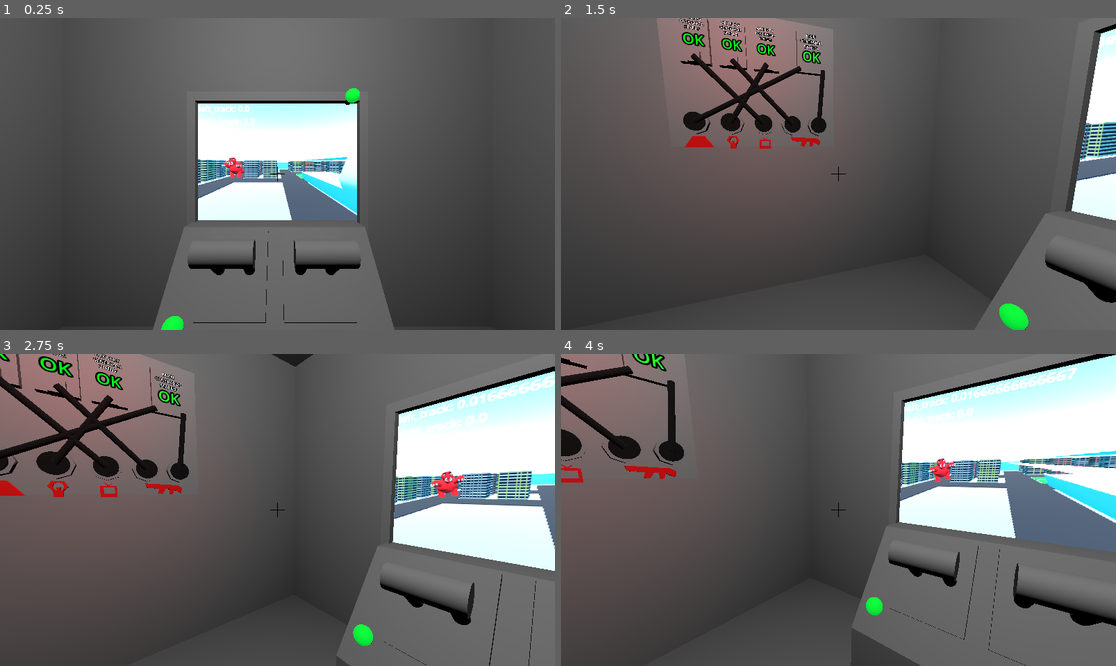
Above: before the commit, frames 1-4 (two rows, left to right).
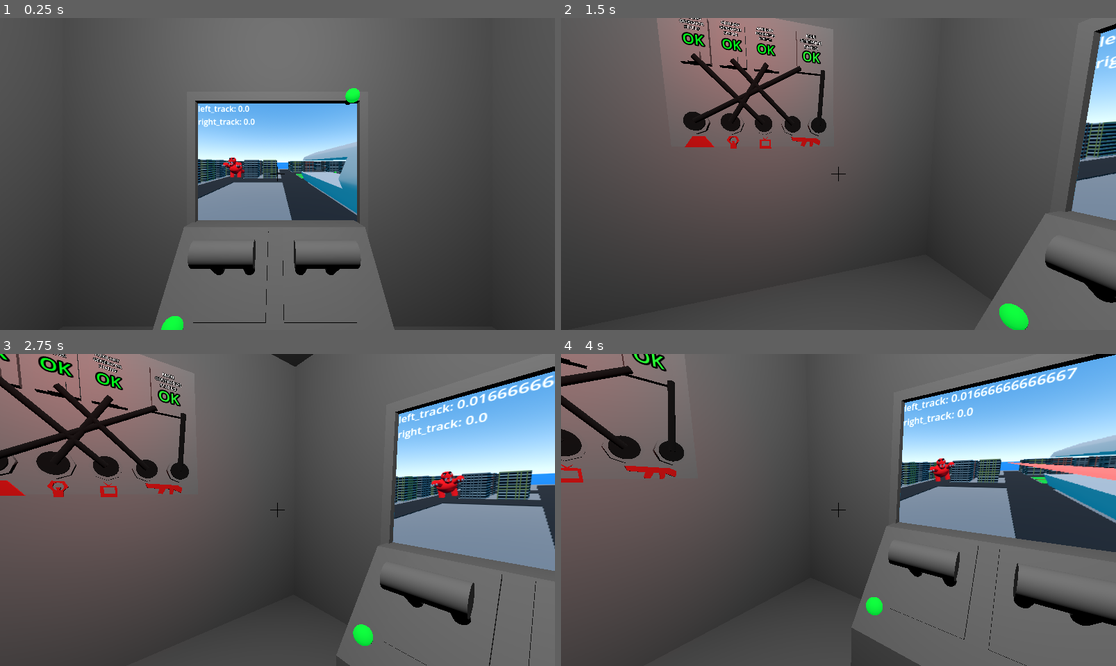
Above: after the commit, the same moments.

Repository: JuTeu/peltirumpu
Game: Godot game, scene res://scenes/main_scene.tscn
Two runs of this game, one before a commit and one after it. Both use one fixed random seed, a clock stepped at 60 frames per second and the inputs below.
Inputs (mouse positions are in pixels of both pictures, inside the frame that each line leads up to):
- Up to frame 1 (0.25 s): no input
- Up to frame 2 (1.5 s): tap Enter (ui_accept) at 0.5, 0.77 s; move the mouse to (960, 158) at 0.52 s; hold Right (ui_right) 0.53-1.28 s; click (960, 158) at 0.67 s; move the mouse to (810, 174) at 1.27 s; hold Up (ui_up) from 1.28 s (still down)
- Up to frame 3 (2.75 s): keep holding Up (ui_up); tap Enter (ui_accept) at 1.52 s; move the mouse to (288, 503) at 2.02 s
- Up to frame 4 (4 s): keep holding Up (ui_up); move the mouse to (832, 516) at 2.77 s; click (832, 516) at 2.92 s; tap Enter (ui_accept) at 3.02, 3.77 s; move the mouse to (877, 513) at 3.52 s

The runs differ from the first frame. In frame 1, 11% of the frame differs, in the area x 35-65%, y 27-66%; in frame 2, 3.2%; in frame 3, 15%; in frame 4, 19%, in the area x 60-100%, y 0-64%.

Commit message:
Adjusted screen brightness

Diff:
--- a/shaders/screen.gdshader
+++ b/shaders/screen.gdshader
@@ -59,5 +59,5 @@
 }
 
 void light() {
-	DIFFUSE_LIGHT = vec3(1.0);
+	DIFFUSE_LIGHT = vec3(0.25);
 }
